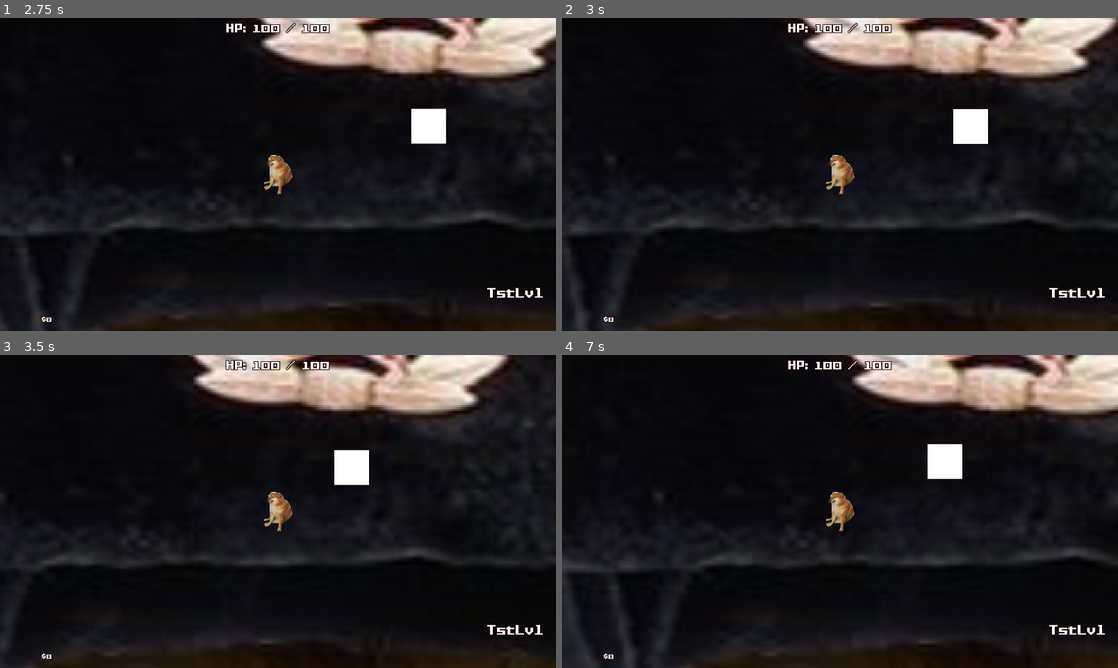
Above: before the commit, frames 1-4 (two rows, left to right).
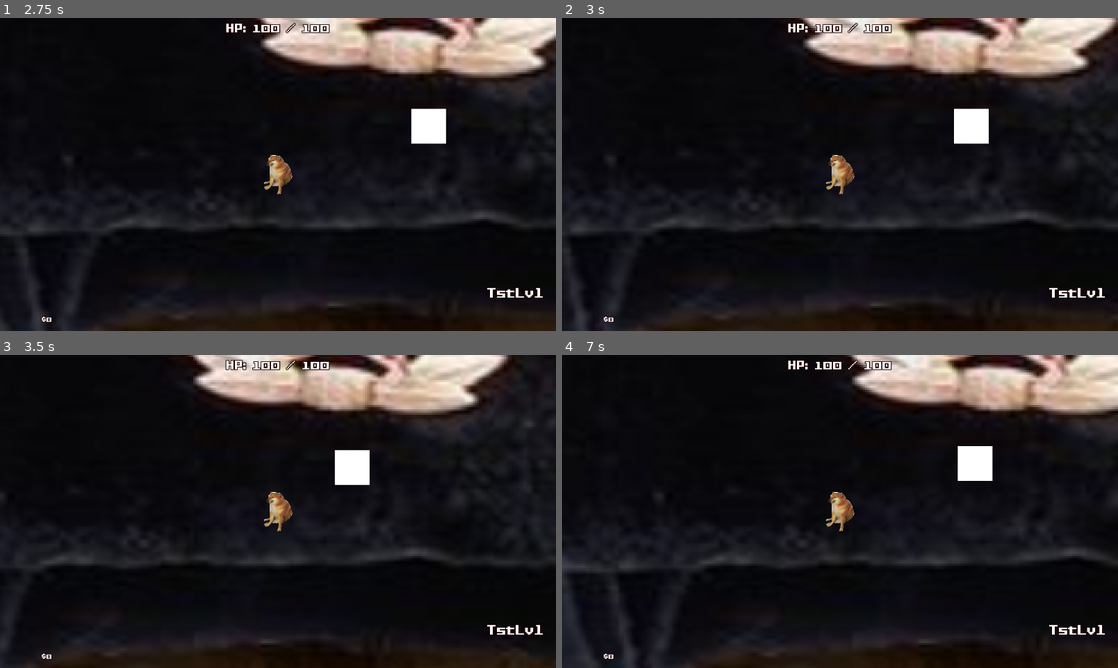
Above: after the commit, the same moments.

Repository: snoutibur-academic/Dingy-Dungeon-Game
Game: Godot game, scene res://Scenes/Main/Main.tscn
The game is run twice, just before and just after one commit, with the same random seed, the same clock (stepped at 60 frames per second) and the same inputs.
Inputs:
- Up to frame 1 (2.75 s): tap Enter at 0.5 s; hold D (right) 0.53-1.28 s; hold S (down) 1.28-2 s; click "New run" at 2 s
- Up to frame 2 (3 s): tap Space at 2.75 s; hold D (right) from 2.78 s (still down)
- Up to frame 3 (3.5 s): keep holding D (right)
- Up to frame 4 (7 s): release D (right) at 3.53 s; hold W (up) 3.53-4.28 s; hold A (left) 4.28-5.78 s; hold S (down) 5.78-6.53 s; hold D (right) from 6.53 s (still down)

Frame 1 is identical in both runs. In frame 2, less than 0.1% of the frame differs, in the area x 70-77%, y 28-41%; in frame 3, less than 0.1%; in frame 4, 1.2%, in the area x 65-78%, y 28-41%.

Commit message:
Fixed mob magnetism™
thanks...

Diff:
--- a/Mobs/Dingy.gd
+++ b/Mobs/Dingy.gd
@@ -22,7 +22,7 @@
 		velocity.x = moveDir.x * moveSpeed
 		velocity.y = moveDir.y * moveSpeed
 
-	move_and_slide()
+		move_and_slide()
 
 func _on_player_detection_body_exited(body:Node2D):
 	if body.name == "Player":
--- a/Mobs/Dingy.tscn
+++ b/Mobs/Dingy.tscn
@@ -33,6 +33,7 @@
 [node name="PlayerDetection" type="Area2D" parent="."]
 
 [node name="CollisionShape2D" type="CollisionShape2D" parent="PlayerDetection"]
+position = Vector2(1, -1)
 shape = SubResource("CircleShape2D_ud4sb")
 
 [connection signal="body_entered" from="AttackArea" to="." method="_on_attack_area_body_entered"]
